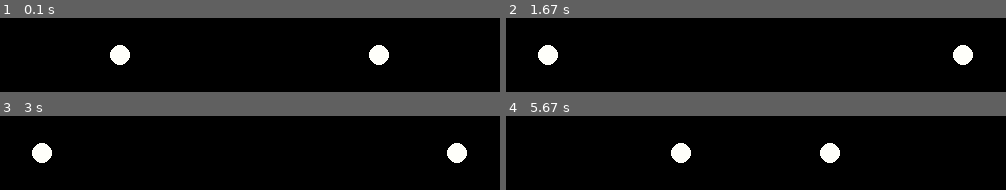
Above: before the commit, frames 1-4 (two rows, left to right).
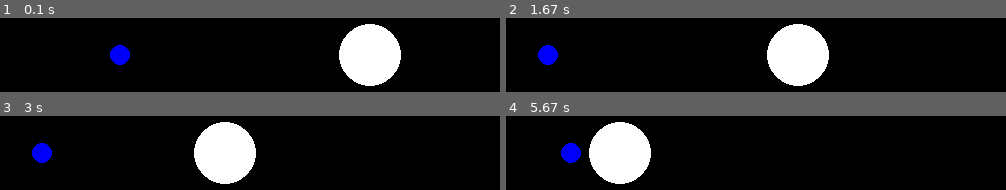
Above: after the commit, the same moments.

Repository: AntiAntiexe/PyGame-Particle-Simulator
Game: pygame game, started from main.py
The game is run twice, just before and just after one commit, with the same random seed, the same clock (stepped at 60 frames per second) and the same inputs.
Inputs:
- Up to frame 1 (0.1 s): no input
- Up to frame 2 (1.67 s): no input
- Up to frame 3 (3 s): no input
- Up to frame 4 (5.67 s): no input

The runs differ from the first frame. In frame 1, 8.1% of the frame differs, in the area x 22-81%, y 8-92%; in frame 2, 9.8%; in frame 3, 9.8%; in frame 4, 11%, in the area x 11-67%, y 8-92%.

Commit message:
Add 2 particle Simulation on a newtonian plane

Diff:
--- a/main.py
+++ b/main.py
@@ -4,17 +4,21 @@
 # Particle One
 x1 = 125
 velocity1 = -50
-radius1 = 10
+r1 = 10
+m1 = 1
+colour1 = (0, 0, 250)
 
 
 # Particle Two
 x2 = 375
-velocity2 = 50
-radius2 = 10
+velocity2 = -50
+r2 = 31.6
+m2 = 10
+colour2 = (255,255, 255)
 
 # Simulation parameters
 space_size = 500
-colour = (255,255, 250)
+
 rate = 60 # fps
 dt = 1/rate # times step between frames
 
@@ -38,18 +42,23 @@
     screen.fill((0, 0, 0))
 
     # Draw a solid white circle in the center
-    pygame.draw.circle(screen, colour, (x1, 250),radius1)
+    pygame.draw.circle(screen, colour1, (x1, 250),r1)
 
     # Draw a solid white circle in the center
-    pygame.draw.circle(screen, colour, (x2, 250), radius2)
+    pygame.draw.circle(screen, colour2, (x2, 250), r2)
 
+    # Particle to particle collisions
+    if abs(x2 - x1) < r1+r2:
+        ux1, ux2 = velocity1, velocity2
+        velocity1 = ux1 * (m1 - m2)/(m1 + m2) + 2 * ux2 * m2/(m1+m2)
+        velocity2 = 2 * ux1 * m1/(m1+m2) + ux2 * (m2 - m1)/(m1+m2)
 
     # Wall collisions particle one
-    if x1-radius1 <= 0 or x1+radius1 >= space_size:
+    if x1-r1 <= 0 or x1+r1 >= space_size:
         velocity1 = -velocity1
 
     # Wall collisions particle two
-    if x2-radius2 <= 0 or x2+radius2 >= space_size:
+    if x2-r2 <= 0 or x2+r2 >= space_size:
         velocity2 = -velocity2
 
     # Flip the display
